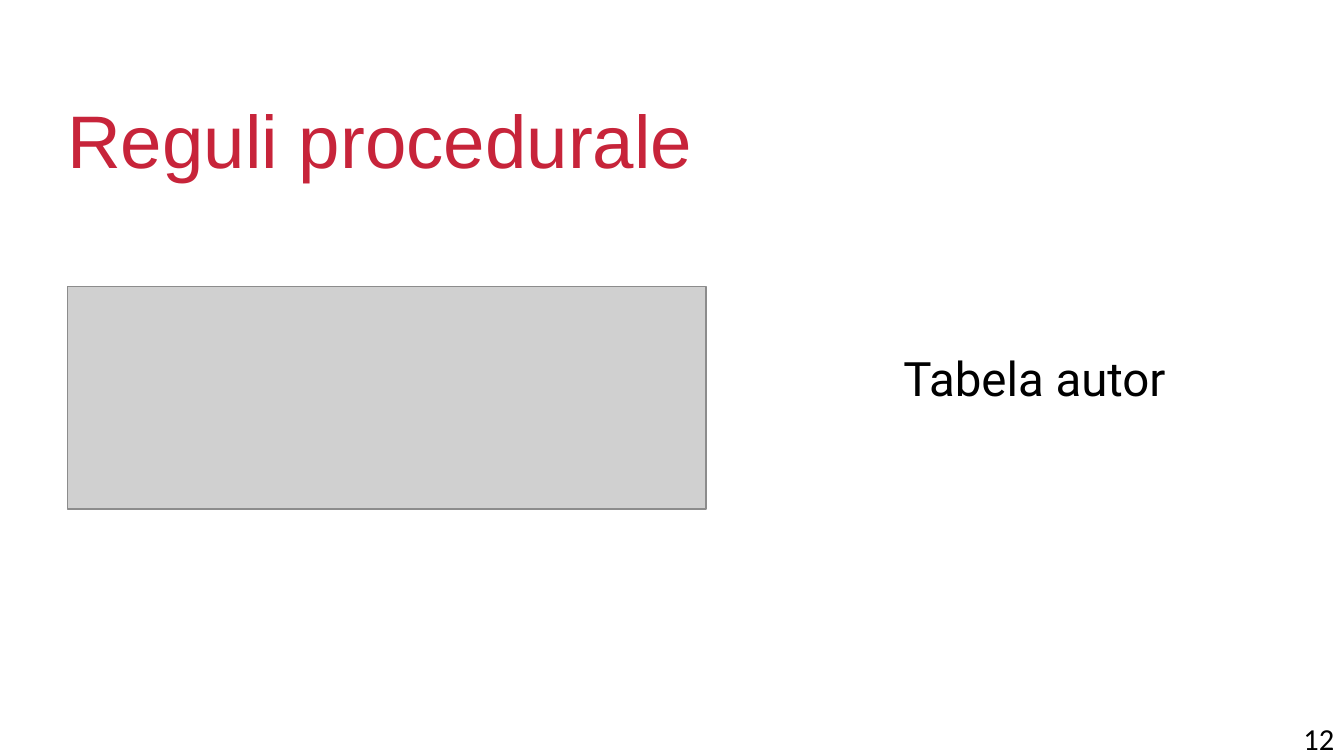
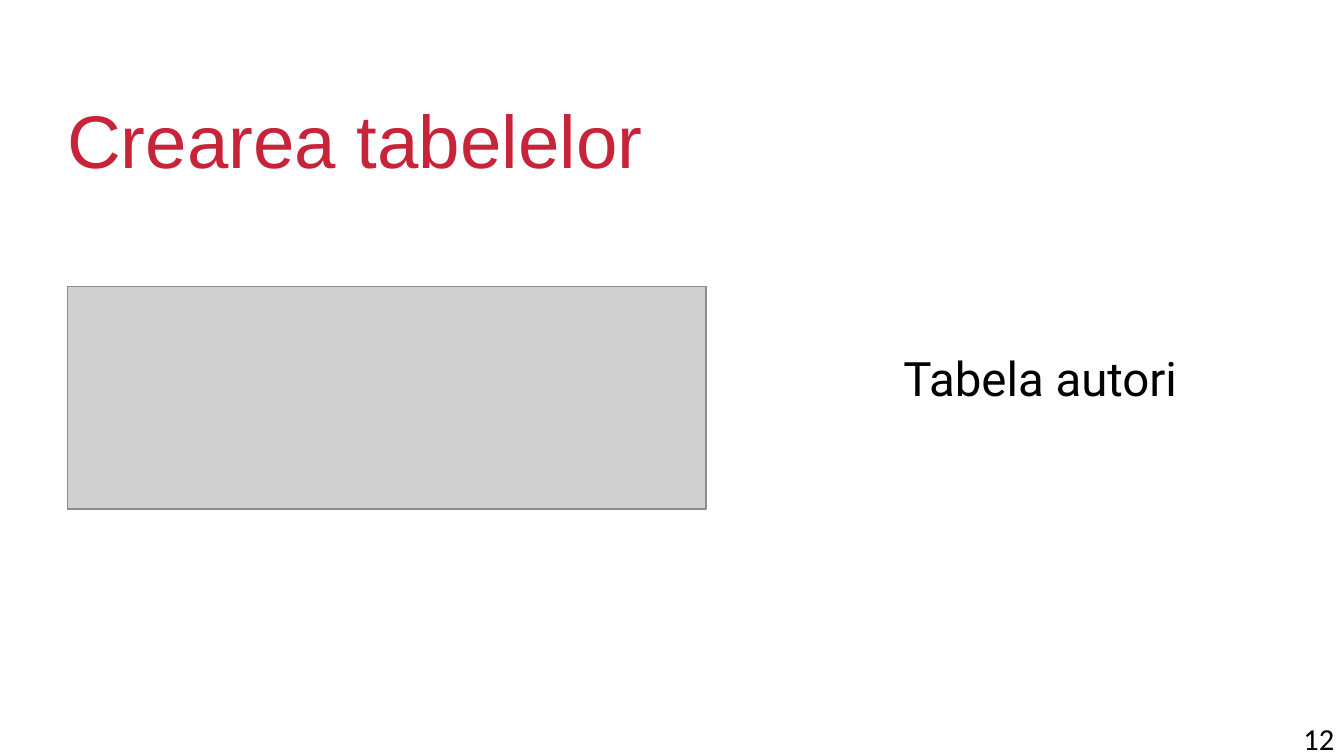
Before and after one commit to nan-dre/OLDI, a slide deck: slide 12 of Powerpoint/Baze de date biblioteca.pptx. Drawn at 1344x756 pixels with LibreOffice and Linux fonts; fonts in the diff are those of the drawing; grey boxes stand for pictures; background and template pictures are left out. Boxes give left, top, right and bottom in pixels: in the first picture for what was removed or moved away, otherwise in the second. Text is boxed around its words. In the diff, an @@ line names an element or a change of style, - is before the commit and + after.

```diff
--- a/Powerpoint/Baze de date biblioteca.pptx
+++ b/Powerpoint/Baze de date biblioteca.pptx
@@ title at bbox=[67, 114, 643, 169]: text changed @@
-Reguli procedurale
+Crearea tabelelor
@@ text at bbox=[903, 360, 1177, 397]: text changed @@
-Tabela autor
+Tabela autori
```
Also in this commit, not shown: 5 other slides changed, 1 slide added, 1 slide removed, 1 other file.
